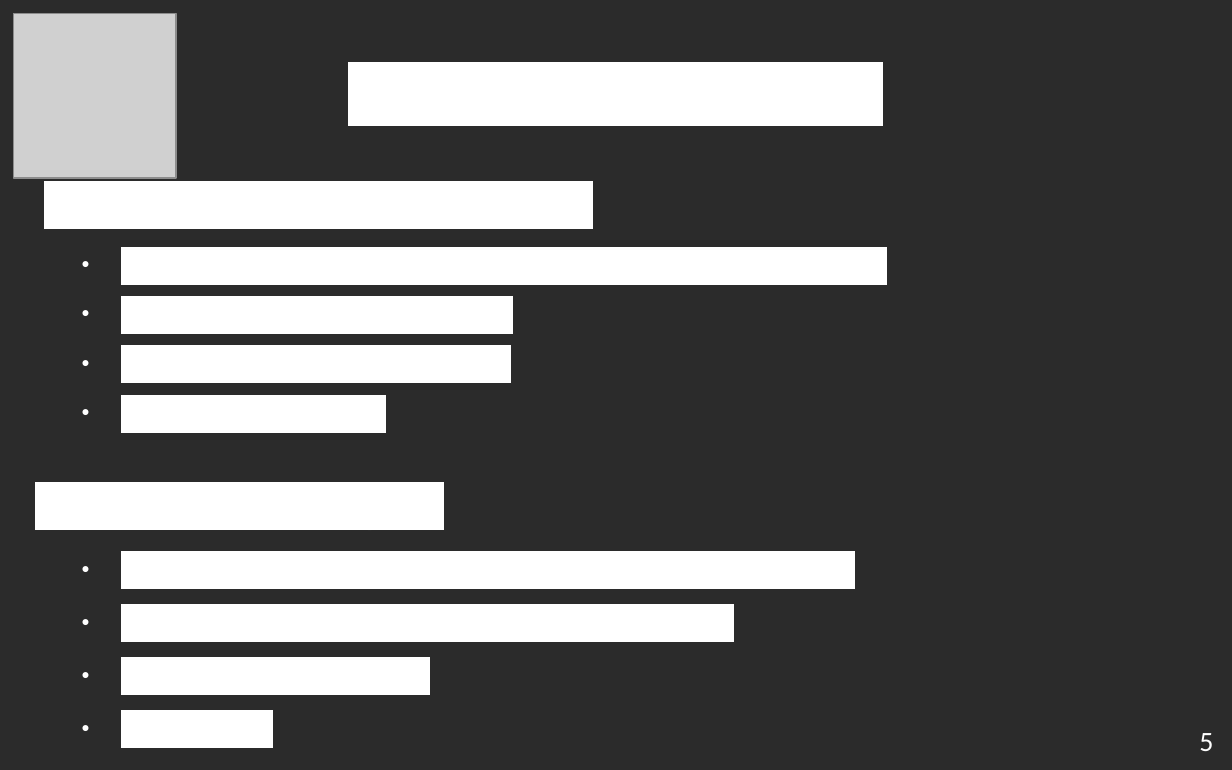
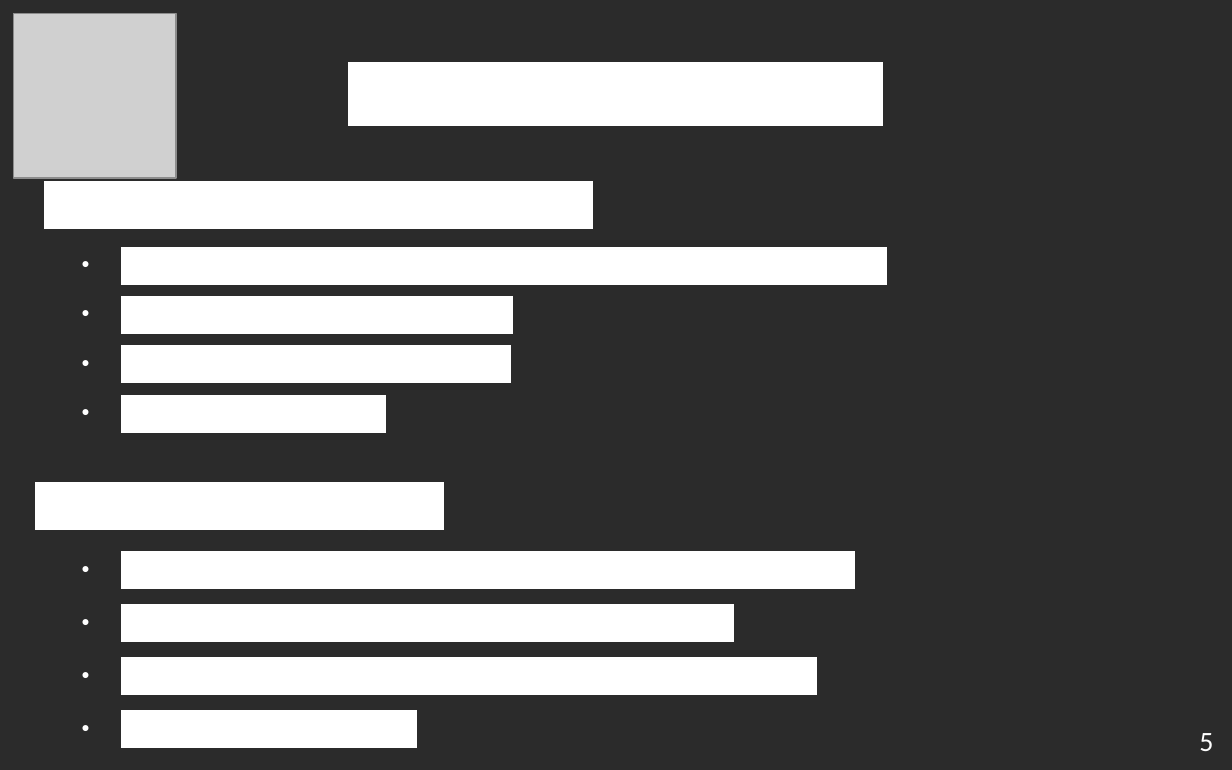
Before and after one commit to edri/EasyGoing, a slide deck: slide 6 of doc/other/presentation_finale/presentation_finale.odp. Drawn at 1232x770 pixels with LibreOffice and Linux fonts; fonts in the diff are those of the drawing; grey boxes stand for pictures; background and template pictures are left out; a plain dark background stands for a picture behind light text. Boxes give left, top, right and bottom in pixels: in the first picture for what was removed or moved away, otherwise in the second. Text is boxed around its words. In the diff, an @@ line names an element or a change of style, - is before the commit and + after.

Commit message:
Update presentation.

```diff
--- a/doc/other/presentation_finale/presentation_finale.odp
+++ b/doc/other/presentation_finale/presentation_finale.odp
@@ text at [128,657,816,748]: text changed @@
-● Serveurs d'événements.
-● Dashboard.
+● Serveurs d'événements (websockets + requêtes HTTP).
+● Gestion du Dashboard.
```
Also in this commit, not shown: 4 other slides changed, 1 other file.
